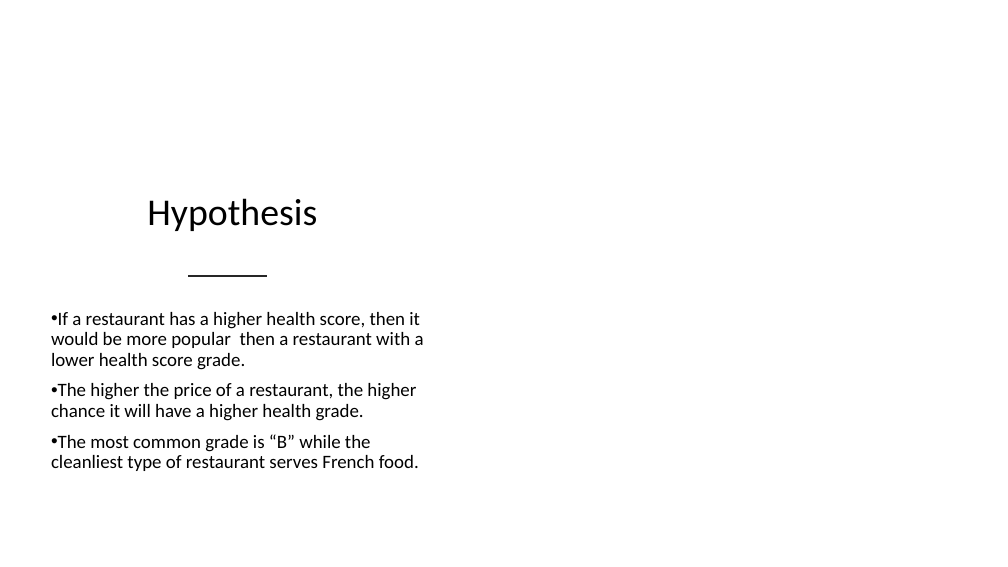
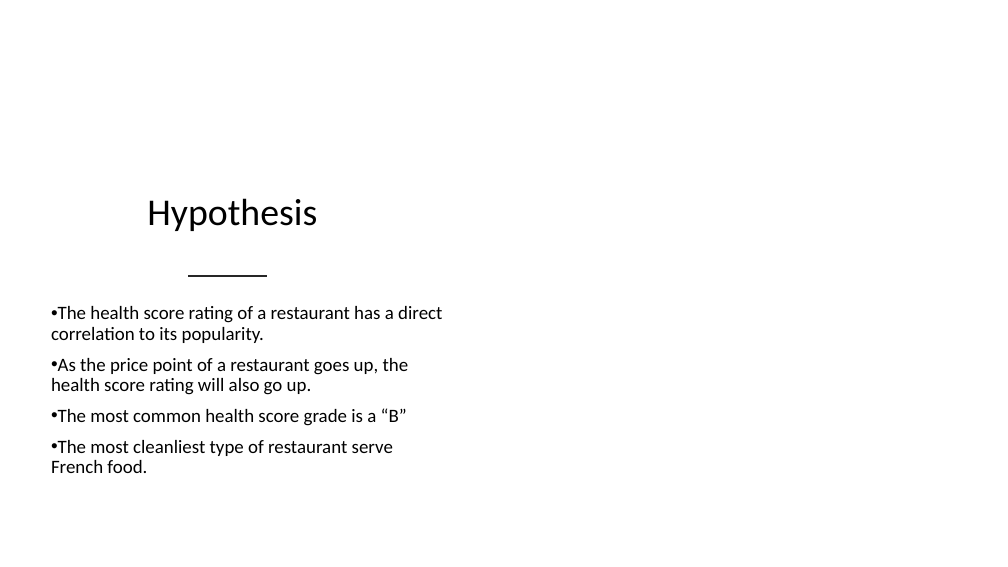
Before and after one commit to ryankchang/project1, a slide deck: slide 4 of GoodEats.pptx. Drawn at 1008x567 pixels with LibreOffice and Linux fonts; fonts in the diff are those of the drawing; background and template pictures are left out. Boxes give left, top, right and bottom in pixels: in the first picture for what was removed or moved away, otherwise in the second. Text is boxed around its words. In the diff, an @@ line names an element or a change of style, - is before the commit and + after.

```diff
--- a/GoodEats.pptx
+++ b/GoodEats.pptx
@@ text at box(51, 306, 442, 473): text changed @@
-• If a restaurant has a higher health score, then it would be more popular then a restaurant with a lower health score grade.
-• The higher the price of a restaurant, the higher chance it will have a higher health grade.
-• The most common grade is “B” while the cleanliest type of restaurant serves French food.
+• The health score rating of a restaurant has a direct correlation to its popularity.
+• As the price point of a restaurant goes up, the health score rating will also go up.
+• The most common health score grade is a “B”
+• The most cleanliest type of restaurant serve French food.
```
Also in this commit, not shown: 5 other slides changed.
